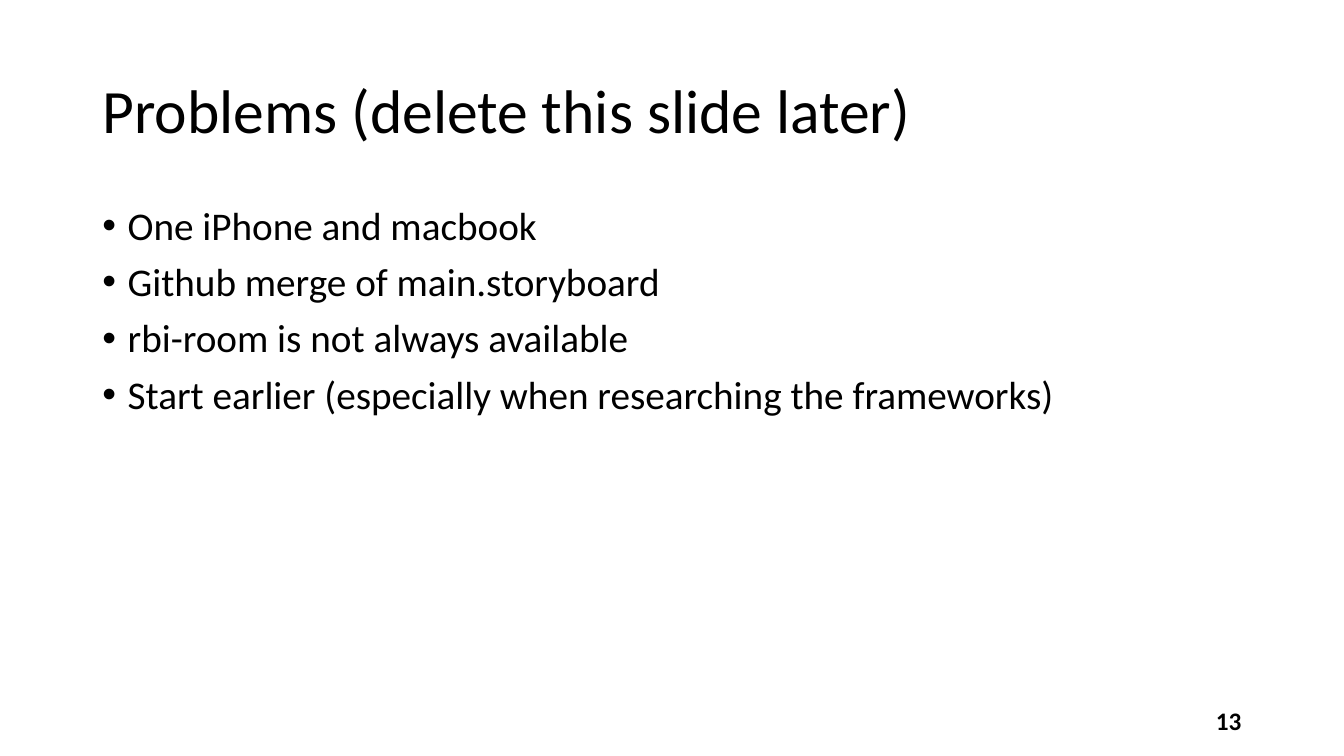
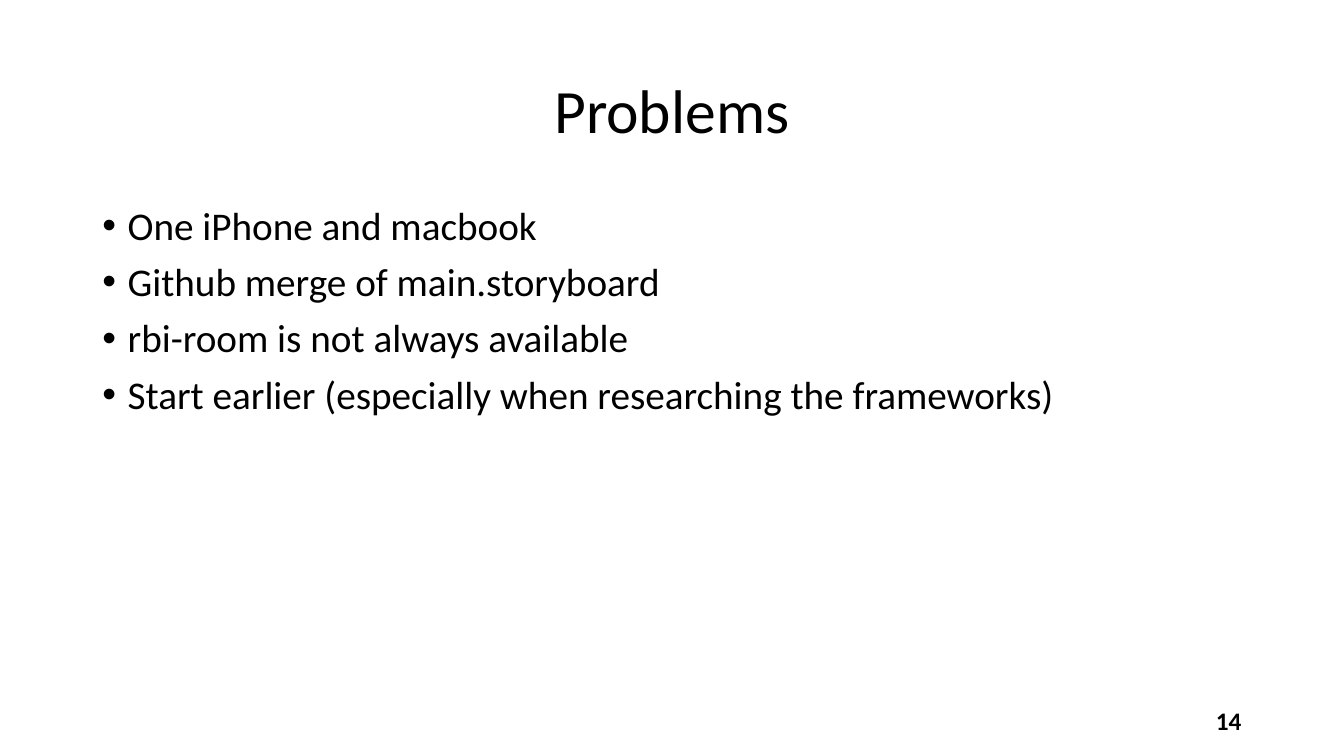
Before and after one commit to lukgav/ios-ar, a slide deck: slide 14 of projectPresentation/WatchOut Presentation.pptx (slide 13 before the commit). Drawn at 1344x756 pixels with LibreOffice and Linux fonts; fonts in the diff are those of the drawing. Boxes give left, top, right and bottom in pixels: in the first picture for what was removed or moved away, otherwise in the second. Text is boxed around its words. In the diff, an @@ line names an element or a change of style, - is before the commit and + after.

```diff
--- a/projectPresentation/WatchOut Presentation.pptx
+++ b/projectPresentation/WatchOut Presentation.pptx
@@ title at bbox=[554, 90, 789, 134]: text changed @@
-Problems (delete this slide later)
+Problems
@@ page number at bbox=[1216, 713, 1242, 730]: text changed @@
-13
+14
```
Also in this commit, not shown: 6 other slides changed, 4 slides added.
